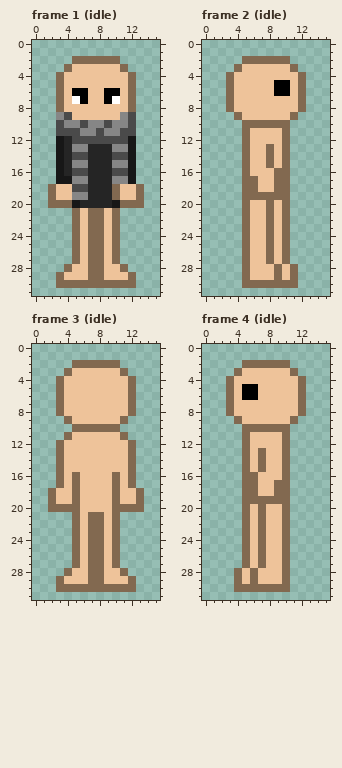
Two versions of one pixel-art file, Shroomfall/entity/player/player.aseprite. That is the earlier state.
16x32 pixels, 28 frames. Colours within 5 levels of each other are drawn and written as one. Shown: frame 1 (idle), frame 2 (idle), frame 3 (idle), frame 4 (idle). The commit also changed other frames, which this record leaves out.
After the commit:
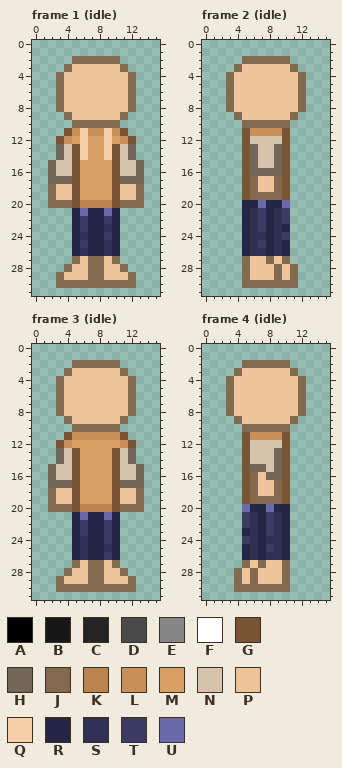
Palette (. is transparent): A #000000  B #171717  C #252525  D #4a4a4a  E #868686  F #ffffff  G #785533  H #736659  J #826950  K #b9844e  L #c88f56  M #d9a066  N #d7c2ac  P #eec39a  Q #f5cfa8  R #252546  S #303055  T #3b3b64  U #6a6aaa
Difference:
layer "eye/small" now hidden
layer "eye/thin" now hidden
layer "eye/dumb" now hidden
layer "pant/jean" now shown
layer "shirt/hoodie" now shown
layer "shirt/gru" now hidden
Frame 1 (idle):
y 6: x 5..6 AA -> PP; x 9..10 AA -> PP
y 7: x 5..6 FA -> PP; x 9..10 AF -> PP
y 9: x 3..4 ED -> .J; x 11..12 ED -> J.
y 10: x 3..12 DEEDEEDEED -> ..JJJJJJ..
y 11: x 3..12 DDDEEDEEDD -> .GLQLLQLG.
y 12: x 3..12 BCDDDDDDDB -> GLMQMMQMLG
y 13: x 3..12 BCEECCCEEB -> HNGQMMQGNH
y 14: x 3..12 BCDDCCCDDB -> HNGQMMQGNH
y 15: x 2..13 .BCEECCCEEB. -> HNNGMMMMGNNH
y 16: x 2..13 .BCDDCCCDDB. -> HNNGMMMMGNNH
y 17: x 2..13 .BBEECCCEEB. -> HHHGMMMMGHHH
y 18: x 5..10 DDCCCJ -> GMMMMG
y 19: x 5..10 EECCCJ -> GMMMMG
y 20: x 5..10 BCCCCB -> GKKKKG
y 21: x 5..10 JPJJPJ -> RURRUR
y 22: x 5..10 JPJJPJ -> RTRRTR
y 23: x 5..10 JPJJPJ -> RTRRSR
y 24: x 5..10 JPJJPJ -> RSRRTR
y 25: x 5..10 JPJJPJ -> RTRRSR
y 26: x 5..10 JPJJPJ -> RSRRSR
Frame 2 (idle):
y 5..6: x 9..10 AA -> PP
y 11: x 5..10 JPPPPJ -> GLLLLG
y 12: x 5..10 JPPPPJ -> GNNNNG
y 13..15: x 5..10 JPPJPJ -> GHNNHG
y 16: x 5..10 JPPPJJ -> GHHHHG
y 17..19: x 5 J -> G; x 10 J -> G
y 20: x 5..10 JPPJPJ -> RRURRU
y 21..22: x 5..10 JPPJPJ -> RSTRST
y 23: x 5..10 JPPJPJ -> RSTRSR
y 24: x 5..10 JPPJPJ -> RSSRST
y 25: x 5..10 JPPJPJ -> RSTRSR
y 26: x 5..10 JPPJPJ -> RSSRSR
Frame 3 (idle), layers "shirt/hoodie", "pant/jean":
y 11: x 4..11 JPPPPPPJ -> GLLLLLLG
y 12: x 3..12 JPPPPPPPPJ -> GLMMMMMMLG
y 13..14: x 3..12 JPPPPPPPPJ -> HNGMMMMGNH
y 15: x 2..13 .JPPPPPPPPJ. -> HNNGMMMMGNNH
y 16: x 2..13 .JPJPPPPJPJ. -> HNNGMMMMGNNH
y 17: x 2..13 .JPJPPPPJPJ. -> HHHGMMMMGHHH
y 18..19: x 5..10 JPPPPJ -> GMMMMG
y 20: x 5..10 JPPPPJ -> GKKKKG
y 21: x 5..10 JPJJPJ -> RURRUR
y 22..23: x 5..10 JPJJPJ -> RTRRTR
y 24: x 5..10 JPJJPJ -> RSRRTR
y 25: x 5..10 JPJJPJ -> RSRRSR
y 26: x 5..10 JPJJPJ -> RSRRTR
Frame 4 (idle):
y 5..6: x 5..6 AA -> PP
y 11: x 5..10 JPPPPJ -> GLLLLG
y 12: x 5..10 JPPPPJ -> GNNNNG
y 13..14: x 5..10 JPJPPJ -> GNNNHG
y 15: x 5..10 JPJPPJ -> GHHNHG
y 16: x 5 J -> G; x 8..10 PPJ -> HHG
y 17..19: x 5 J -> G; x 10 J -> G
y 20: x 5..10 JPJPPJ -> URRURR
y 21..22: x 5..10 JPJPPJ -> TSRTSR
y 23: x 5..10 JPJPPJ -> RSRTSR
y 24: x 5..10 JPJPPJ -> TSRSSR
y 25: x 5..10 JPJPPJ -> RSRTSR
y 26: x 5..10 JPJPPJ -> RSRSSR
Changed places in both pictures, as pixel boxes (x1, y1, x2, y2):
changed: (48, 88, 144, 256)
changed: (242, 80, 290, 256)
changed: (48, 432, 144, 560)
changed: (242, 384, 290, 560)
